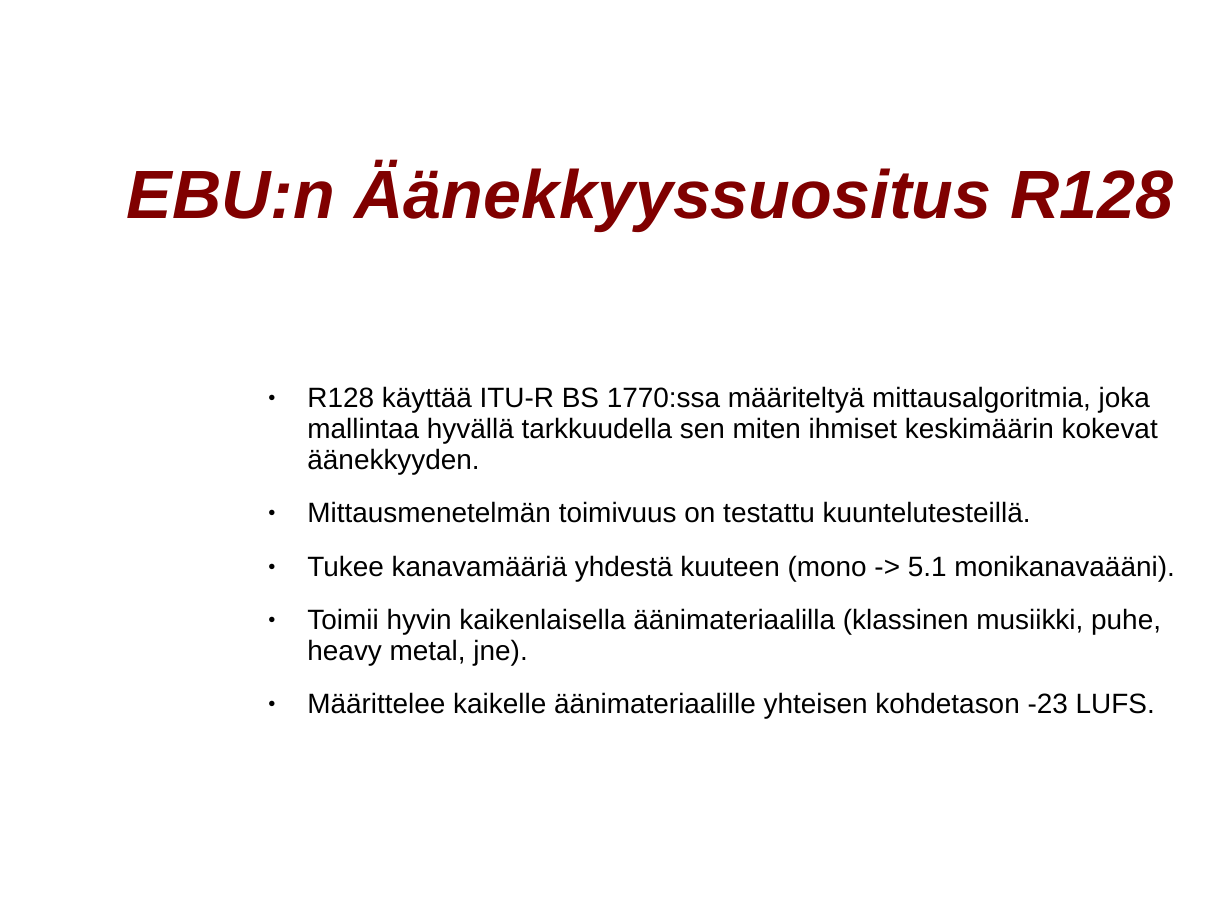
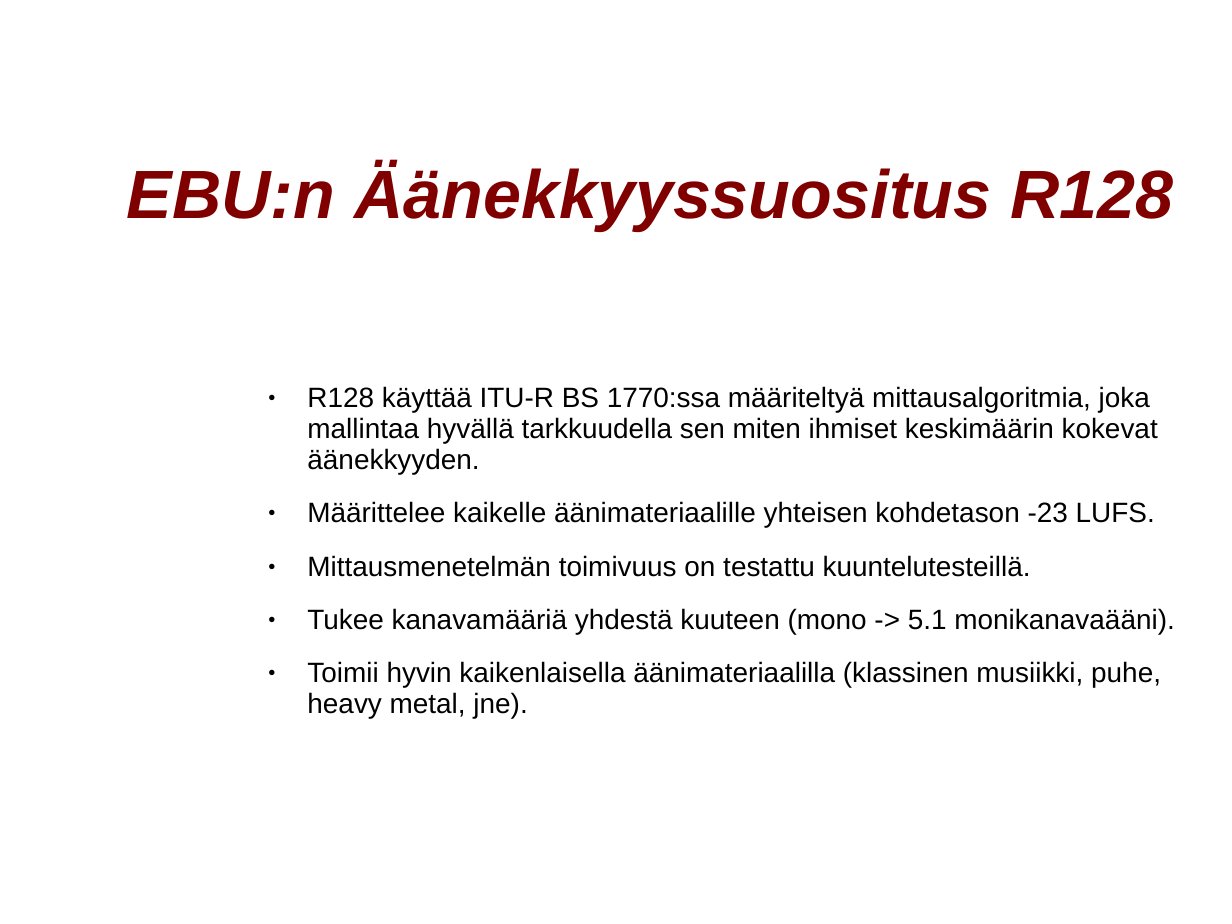
Before and after one commit to mhartzel/Introduction_To_Loudness_Correction, a slide deck: slide 7 of odp/Aanekkyyden Hallinta.odp. Drawn at 1232x924 pixels with LibreOffice and Linux fonts; fonts in the diff are those of the drawing; background and template pictures are left out. Boxes give left, top, right and bottom in pixels: in the first picture for what was removed or moved away, otherwise in the second. Text is boxed around its words. In the diff, an @@ line names an element or a change of style, - is before the commit and + after.

```diff
--- a/odp/Aanekkyyden Hallinta.odp
+++ b/odp/Aanekkyyden Hallinta.odp
@@ text at (x1=307, y1=501, x2=1155, y2=528): paragraph added @@
+● Määrittelee kaikelle äänimateriaalille yhteisen kohdetason -23 LUFS.
@@ text at (x1=307, y1=692, x2=1155, y2=719): paragraph removed @@
-● Määrittelee kaikelle äänimateriaalille yhteisen kohdetason -23 LUFS.
```
Also in this commit, not shown: 6 other slides changed, 1 other file.
